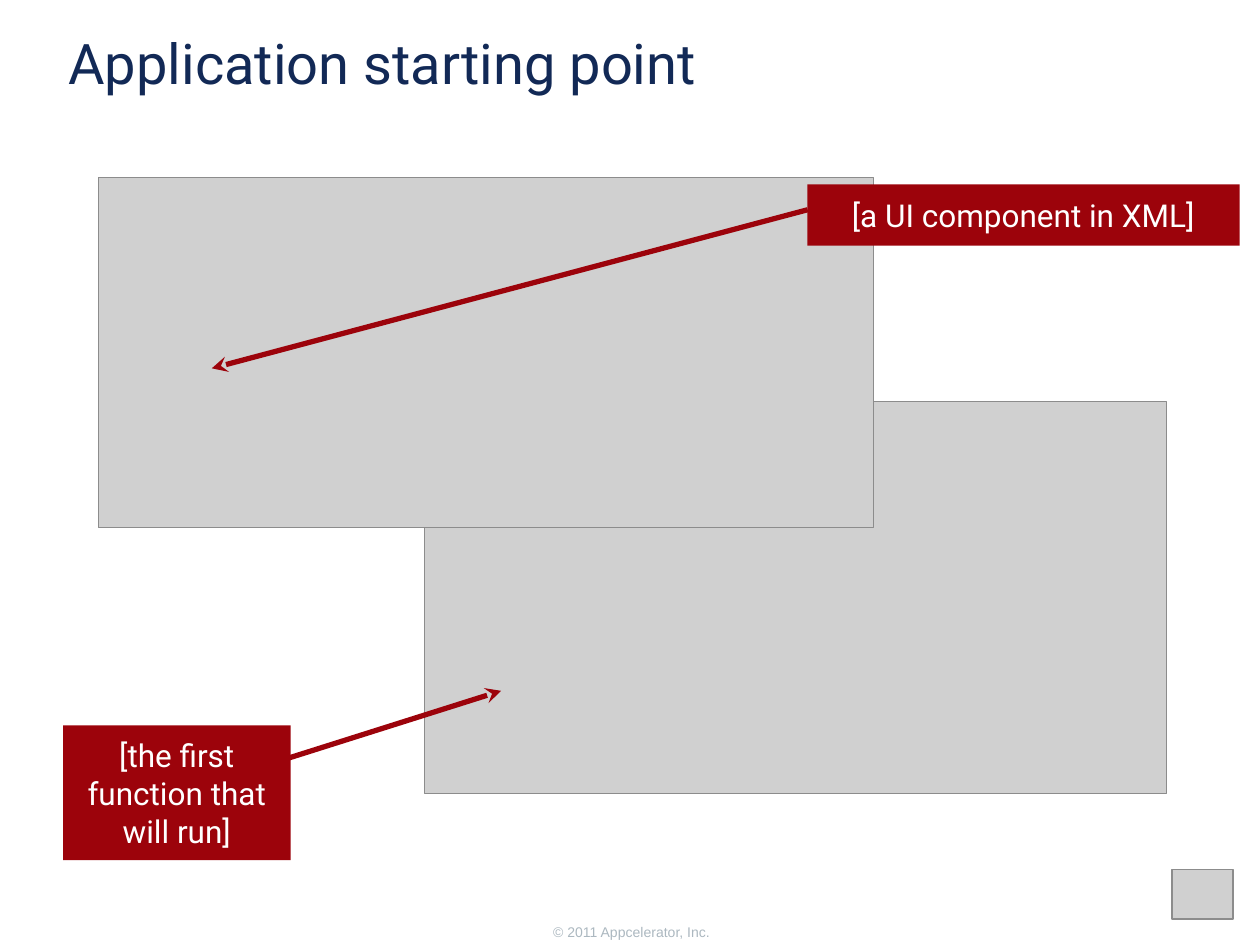
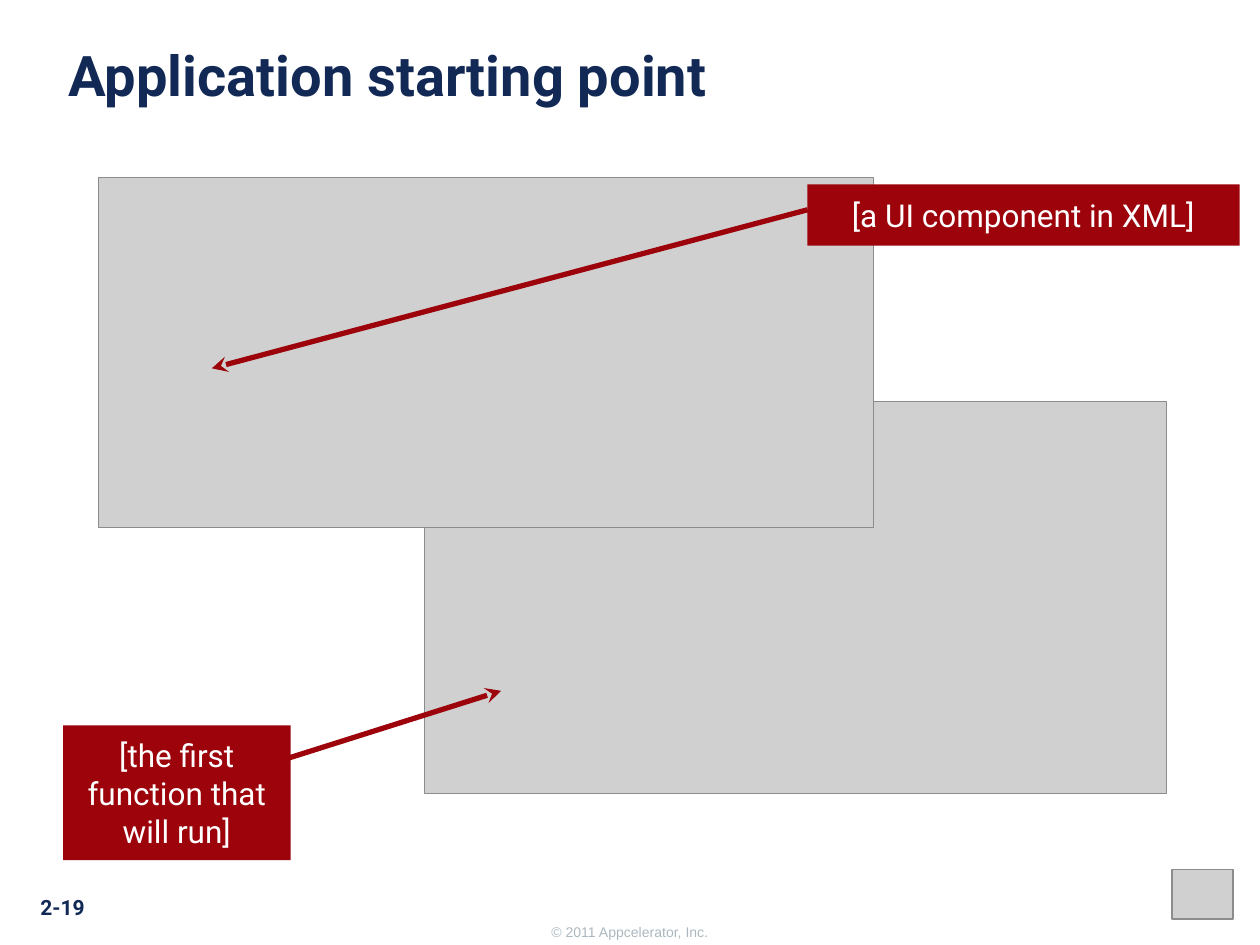
Before and after one commit to appcelerator-training-archive/tcad_certification, a slide deck: slide 19 of 210/210.ppt. Drawn at 1260x945 pixels with LibreOffice and Linux fonts; fonts in the diff are those of the drawing; grey boxes stand for pictures; background and template pictures are left out. Boxes give left, top, right and bottom in pixels: in the first picture for what was removed or moved away, otherwise in the second. Text is boxed around its words. In the diff, an @@ line names an element or a change of style, - is before the commit and + after.

```diff
--- a/210/210.ppt
+++ b/210/210.ppt
@@ text "Application starting point": place and size @@
-text "Application starting point" at [68, 42, 696, 96]
+text "Application starting point" at [68, 54, 706, 108]
@@ text "Application starting point" at [68, 54, 706, 108]: bold on @@
@@ page number added at [40, 900, 84, 915], 12 pt, text #122956, bold @@
+2-19
@@ text added at [566, 927, 709, 940], 8 pt, text #ACB8C0 @@
+© 2011 Appcelerator, Inc.
@@ text removed at [567, 927, 710, 940] @@
-© 2011 Appcelerator, Inc.
```
Also in this commit, not shown: 27 other slides changed, 1 slide added, 5 slides removed, 54 other files.
